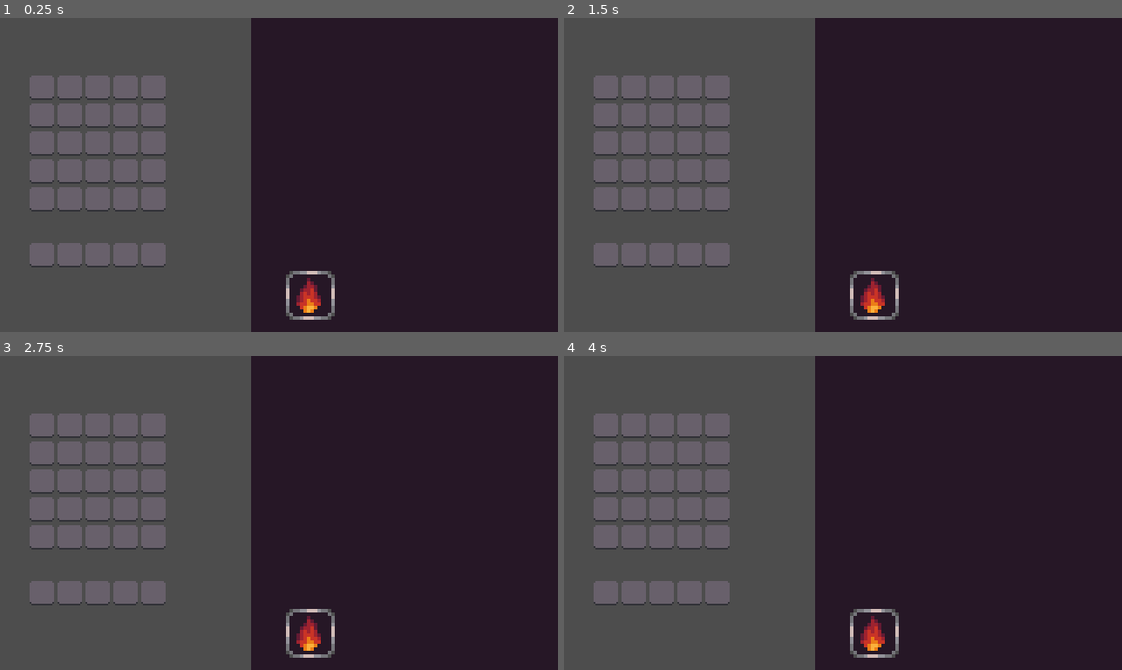
Above: before the commit, frames 1-4 (two rows, left to right).
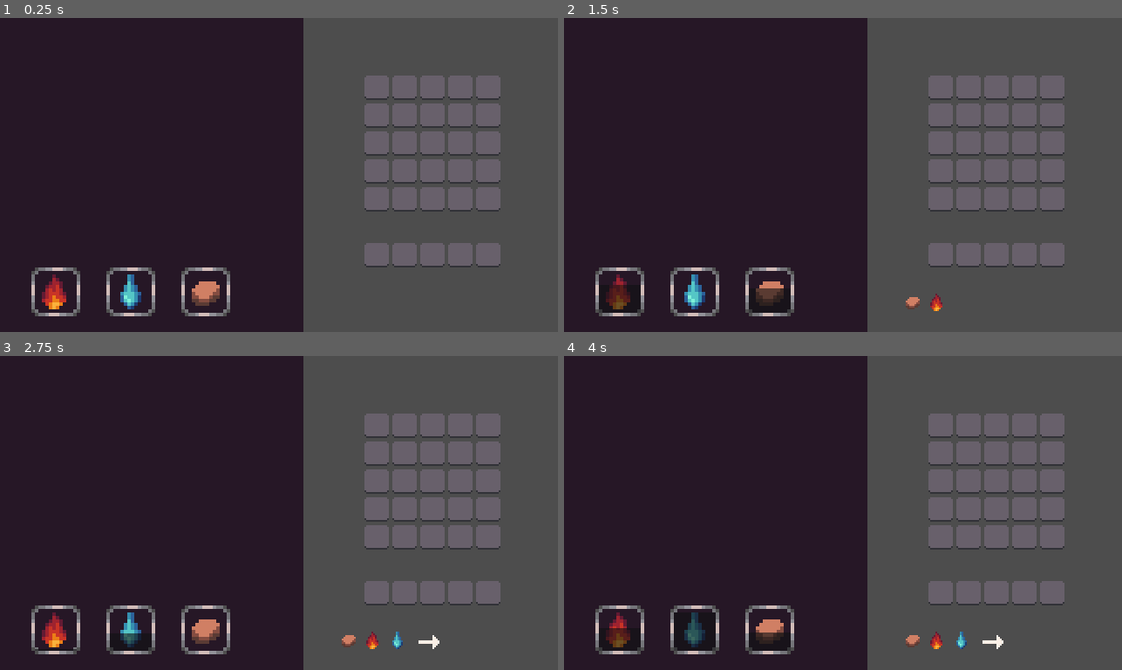
Above: after the commit, the same moments.

Repository: youxuanzhao/LD55
Game: Godot game, scene res://main.tscn
The game is run twice, just before and just after one commit, with the same random seed, the same clock (stepped at 60 frames per second) and the same inputs.
Inputs:
- Up to frame 1 (0.25 s): no input
- Up to frame 2 (1.5 s): tap Enter at 0.5 s; tap E (earth_spell, bound only after the commit) at 0.6 s; tap Q (fire_spell, bound only after the commit) at 0.8, 1.35 s; tap Space at 1.25 s
- Up to frame 3 (2.75 s): tap W (water_spell, bound only after the commit) at 1.55, 2.1 s; tap E (earth_spell, bound only after the commit) at 2.3 s
- Up to frame 4 (4 s): tap E (earth_spell, bound only after the commit) at 2.85 s; tap Q (fire_spell, bound only after the commit) at 3.05, 3.6 s; tap Enter at 3.5 s; tap W (water_spell, bound only after the commit) at 3.8 s

The runs differ from the first frame. In frame 1, 91% of the frame differs, in the area x 0-100%, y 0-100%; in frame 2, 91%; in frame 3, 91%; in frame 4, 91%.

Commit message:
Day1_CST11:18

Diff:
--- a/main.tscn
+++ b/main.tscn
@@ -1,10 +1,18 @@
-[gd_scene load_steps=8 format=3 uid="uid://d0wgx0cytefyj"]
+[gd_scene load_steps=16 format=3 uid="uid://d0wgx0cytefyj"]
 
 [ext_resource type="Texture2D" uid="uid://dylptgvtlyr76" path="res://asset/tile_test.png" id="1_opalr"]
 [ext_resource type="Script" path="res://scripts/core/game_manager.gd" id="1_xqyqv"]
 [ext_resource type="Script" path="res://scripts/core/tile_manager.gd" id="3_uj6dr"]
+[ext_resource type="Script" path="res://scripts/core/fire_spell.gd" id="4_4u3d8"]
 [ext_resource type="Texture2D" uid="uid://d2pq1kfgokh2e" path="res://asset/fire.png" id="4_qoln5"]
 [ext_resource type="Texture2D" uid="uid://31prxkveee1b" path="res://asset/frame-Sheet.png" id="5_fdymo"]
+[ext_resource type="Texture2D" uid="uid://c4vmbq4o283vm" path="res://asset/cooldown.png" id="7_67vuv"]
+[ext_resource type="Script" path="res://scripts/core/summon_display.gd" id="8_6d0fk"]
+[ext_resource type="Script" path="res://scripts/core/water_spell.gd" id="8_32qkn"]
+[ext_resource type="Texture2D" uid="uid://bwburk0sacoxp" path="res://asset/water.png" id="8_lkice"]
+[ext_resource type="Texture2D" uid="uid://c11i30qcmc08a" path="res://asset/left_arrow.png" id="9_mbauh"]
+[ext_resource type="Texture2D" uid="uid://jk00fkjbaktw" path="res://asset/earth.png" id="9_tlvrq"]
+[ext_resource type="Script" path="res://scripts/core/earth_spell.gd" id="10_ank46"]
 
 [sub_resource type="TileSetAtlasSource" id="TileSetAtlasSource_gf75g"]
 texture = ExtResource("1_opalr")
@@ -19,25 +27,98 @@
 [node name="TileMap" type="TileMap" parent="."]
 tile_set = SubResource("TileSet_iwy6e")
 format = 2
-layer_0/tile_data = PackedInt32Array(131073, 0, 0, 131074, 0, 0, 131075, 0, 0, 131076, 0, 0, 131077, 0, 0, 196609, 0, 0, 262145, 0, 0, 327681, 0, 0, 393217, 0, 0, 393218, 0, 0, 393219, 0, 0, 327683, 0, 0, 327682, 0, 0, 262146, 0, 0, 196610, 0, 0, 196611, 0, 0, 262147, 0, 0, 196612, 0, 0, 262148, 0, 0, 327684, 0, 0, 262149, 0, 0, 196613, 0, 0, 327685, 0, 0, 393221, 0, 0, 393220, 0, 0, 524289, 0, 0, 524290, 0, 0, 524291, 0, 0, 524292, 0, 0, 524293, 0, 0)
+layer_0/tile_data = PackedInt32Array(196621, 0, 0, 196622, 0, 0, 196624, 0, 0, 196623, 0, 0, 196625, 0, 0, 131085, 0, 0, 131086, 0, 0, 131087, 0, 0, 131088, 0, 0, 131089, 0, 0, 262157, 0, 0, 262158, 0, 0, 262159, 0, 0, 262160, 0, 0, 262161, 0, 0, 327697, 0, 0, 327696, 0, 0, 327695, 0, 0, 327694, 0, 0, 327693, 0, 0, 393229, 0, 0, 393230, 0, 0, 393231, 0, 0, 393232, 0, 0, 393233, 0, 0, 524305, 0, 0, 524304, 0, 0, 524303, 0, 0, 524302, 0, 0, 524301, 0, 0)
 script = ExtResource("3_uj6dr")
 
-[node name="Fire_Skill" type="Node2D" parent="."]
-position = Vector2(178, 159)
+[node name="FireSpell" type="Node2D" parent="."]
+position = Vector2(32, 157)
 scale = Vector2(2, 2)
+script = ExtResource("4_4u3d8")
 metadata/_edit_group_ = true
 
-[node name="Icon" type="Sprite2D" parent="Fire_Skill"]
+[node name="Icon" type="Sprite2D" parent="FireSpell"]
 texture = ExtResource("4_qoln5")
 
-[node name="Frame" type="Sprite2D" parent="Fire_Skill"]
+[node name="Frame" type="Sprite2D" parent="FireSpell"]
 texture = ExtResource("5_fdymo")
 hframes = 4
 
+[node name="Timer" type="Timer" parent="FireSpell"]
+
+[node name="Cooldown" type="Sprite2D" parent="FireSpell"]
+visible = false
+modulate = Color(1, 1, 1, 0.611765)
+position = Vector2(6, 6)
+rotation = 3.14159
+texture = ExtResource("7_67vuv")
+centered = false
+
+[node name="WaterSpell" type="Node2D" parent="."]
+position = Vector2(75, 157)
+scale = Vector2(2, 2)
+script = ExtResource("8_32qkn")
+metadata/_edit_group_ = true
+
+[node name="Icon" type="Sprite2D" parent="WaterSpell"]
+texture = ExtResource("8_lkice")
+
+[node name="Frame" type="Sprite2D" parent="WaterSpell"]
+texture = ExtResource("5_fdymo")
+hframes = 4
+
+[node name="Timer" type="Timer" parent="WaterSpell"]
+
+[node name="Cooldown" type="Sprite2D" parent="WaterSpell"]
+visible = false
+modulate = Color(1, 1, 1, 0.611765)
+position = Vector2(6, 6)
+rotation = 3.14159
+texture = ExtResource("7_67vuv")
+centered = false
+
+[node name="EarthSpell" type="Node2D" parent="."]
+position = Vector2(118, 157)
+scale = Vector2(2, 2)
+script = ExtResource("10_ank46")
+metadata/_edit_group_ = true
+
+[node name="Icon" type="Sprite2D" parent="EarthSpell"]
+texture = ExtResource("9_tlvrq")
+
+[node name="Frame" type="Sprite2D" parent="EarthSpell"]
+texture = ExtResource("5_fdymo")
+hframes = 4
+
+[node name="Timer" type="Timer" parent="EarthSpell"]
+
+[node name="Cooldown" type="Sprite2D" parent="EarthSpell"]
+visible = false
+modulate = Color(1, 1, 1, 0.611765)
+position = Vector2(6, 6)
+rotation = 3.14159
+texture = ExtResource("7_67vuv")
+centered = false
+
 [node name="Polygon2D" type="Polygon2D" parent="."]
 z_index = -1
-position = Vector2(0, -6.96373)
+position = Vector2(-146, -8.96373)
 scale = Vector2(1, 1.03627)
 color = Color(0.14902, 0.0941176, 0.14902, 1)
 polygon = PackedVector2Array(144, -1, 144, 192, 320, 192, 320, -1)
 metadata/_edit_group_ = true
+
+[node name="MergeDisplay" type="HBoxContainer" parent="."]
+offset_left = 193.0
+offset_top = 156.0
+offset_right = 235.0
+offset_bottom = 170.0
+theme_override_constants/separation = 0
+script = ExtResource("8_6d0fk")
+
+[node name="LeftArrow" type="Sprite2D" parent="."]
+position = Vector2(246, 164)
+texture = ExtResource("9_mbauh")
+
+[connection signal="timeout" from="FireSpell/Timer" to="FireSpell" method="_on_timer_timeout"]
+[connection signal="timeout" from="WaterSpell/Timer" to="WaterSpell" method="_on_timer_timeout"]
+[connection signal="timeout" from="EarthSpell/Timer" to="EarthSpell" method="_on_timer_timeout"]
--- a/project.godot
+++ b/project.godot
@@ -24,6 +24,34 @@
 window/size/window_height_override=1080
 window/stretch/mode="canvas_items"
 
+[input]
+
+fire_spell={
+"deadzone": 0.5,
+"events": [Object(InputEventKey,"resource_local_to_scene":false,"resource_name":"","device":-1,"window_id":0,"alt_pressed":false,"shift_pressed":false,"ctrl_pressed":false,"meta_pressed":false,"pressed":false,"keycode":0,"physical_keycode":81,"key_label":0,"unicode":113,"echo":false,"script":null)
+]
+}
+water_spell={
+"deadzone": 0.5,
+"events": [Object(InputEventKey,"resource_local_to_scene":false,"resource_name":"","device":-1,"window_id":0,"alt_pressed":false,"shift_pressed":false,"ctrl_pressed":false,"meta_pressed":false,"pressed":false,"keycode":0,"physical_keycode":87,"key_label":0,"unicode":119,"echo":false,"script":null)
+]
+}
+earth_spell={
+"deadzone": 0.5,
+"events": [Object(InputEventKey,"resource_local_to_scene":false,"resource_name":"","device":-1,"window_id":0,"alt_pressed":false,"shift_pressed":false,"ctrl_pressed":false,"meta_pressed":false,"pressed":false,"keycode":0,"physical_keycode":69,"key_label":0,"unicode":101,"echo":false,"script":null)
+]
+}
+summon={
+"deadzone": 0.5,
+"events": [Object(InputEventKey,"resource_local_to_scene":false,"resource_name":"","device":-1,"window_id":0,"alt_pressed":false,"shift_pressed":false,"ctrl_pressed":false,"meta_pressed":false,"pressed":false,"keycode":0,"physical_keycode":82,"key_label":0,"unicode":114,"echo":false,"script":null)
+]
+}
+left_mouse={
+"deadzone": 0.5,
+"events": [Object(InputEventMouseButton,"resource_local_to_scene":false,"resource_name":"","device":-1,"window_id":0,"alt_pressed":false,"shift_pressed":false,"ctrl_pressed":false,"meta_pressed":false,"button_mask":1,"position":Vector2(818, 18),"global_position":Vector2(826, 98),"factor":1.0,"button_index":1,"canceled":false,"pressed":true,"double_click":false,"script":null)
+]
+}
+
 [rendering]
 
 textures/canvas_textures/default_texture_filter=0
--- /dev/null
+++ b/scripts/core/earth_spell.gd
@@ -0,0 +1,36 @@
+extends Node2D
+
+@onready var icon = $Icon
+@onready var frame = $Frame
+@onready var timer = $Timer
+@onready var cooldown = $Cooldown
+
+var quality : int = 1
+var default_cooldown : float = 2.0
+var is_in_cooldown : bool = false
+
+# Called when the node enters the scene tree for the first time.
+func _ready():
+	pass # Replace with function body.
+
+
+# Called every frame. 'delta' is the elapsed time since the previous frame.
+func _process(delta):
+
+	if is_in_cooldown:
+		cooldown.scale.y = timer.time_left / default_cooldown
+
+	if Input.is_action_just_pressed("earth_spell") and !(is_in_cooldown):
+		GameManager.instance.add_earth()
+		start_cooldown()
+		print(GameManager.instance.get_current_list())
+
+func start_cooldown():
+	is_in_cooldown = true
+	timer.start(default_cooldown)
+	cooldown.visible = true
+
+
+func _on_timer_timeout():
+	is_in_cooldown = false
+	cooldown.visible = false
--- /dev/null
+++ b/scripts/core/fire_spell.gd
@@ -0,0 +1,36 @@
+extends Node2D
+
+@onready var icon = $Icon
+@onready var frame = $Frame
+@onready var timer = $Timer
+@onready var cooldown = $Cooldown
+
+var quality : int = 1
+var default_cooldown : float = 2.0
+var is_in_cooldown : bool = false
+
+# Called when the node enters the scene tree for the first time.
+func _ready():
+	pass # Replace with function body.
+
+
+# Called every frame. 'delta' is the elapsed time since the previous frame.
+func _process(delta):
+
+	if is_in_cooldown:
+		cooldown.scale.y = timer.time_left / default_cooldown
+
+	if Input.is_action_just_pressed("fire_spell") and !(is_in_cooldown):
+		GameManager.instance.add_fire()
+		start_cooldown()
+		print(GameManager.instance.get_current_list())
+
+func start_cooldown():
+	is_in_cooldown = true
+	timer.start(default_cooldown)
+	cooldown.visible = true
+
+
+func _on_timer_timeout():
+	is_in_cooldown = false
+	cooldown.visible = false
--- a/scripts/core/game_manager.gd
+++ b/scripts/core/game_manager.gd
@@ -1,12 +1,45 @@
 class_name GameManager
 extends Node2D
 
+static var instance : GameManager
+
+var current_list = []
+
+@onready var LeftArrow : Sprite2D = $LeftArrow
 
 # Called when the node enters the scene tree for the first time.
 func _ready():
-	pass # Replace with function body.
+	instance = self
+	$LeftArrow.visible = false
 
 
 # Called every frame. 'delta' is the elapsed time since the previous frame.
 func _process(delta):
-	pass
+	if current_list.size() == 3:
+		LeftArrow.visible = true
+	else:
+		LeftArrow.visible = false
+
+func add_fire():
+	if current_list.size() == 3:
+		current_list.pop_front()
+		SummonDisplay.instance.remove_top()
+	current_list.append("fire")
+	SummonDisplay.instance.add_fire()
+
+func add_water():
+	if current_list.size() == 3:
+		current_list.pop_front()
+		SummonDisplay.instance.remove_top()
+	current_list.append("water")
+	SummonDisplay.instance.add_water()
+
+func add_earth():
+	if current_list.size() == 3:
+		current_list.pop_front()
+		SummonDisplay.instance.remove_top()
+	current_list.append("earth")
+	SummonDisplay.instance.add_earth()
+
+func get_current_list():
+	return current_list
--- /dev/null
+++ b/scripts/core/summon_display.gd
@@ -0,0 +1,34 @@
+class_name SummonDisplay
+extends HBoxContainer
+
+static var instance : SummonDisplay
+
+var fire_texture : CompressedTexture2D = preload("res://asset/fire.png")
+var water_texture : CompressedTexture2D = preload("res://asset/water.png")
+var earth_texture : CompressedTexture2D = preload("res://asset/earth.png")
+
+# Called when the node enters the scene tree for the first time.
+func _ready():
+	instance = self
+
+func add_fire():
+	var temp : TextureRect = TextureRect.new()
+	temp.texture = fire_texture
+	add_child(temp)
+
+func add_water():
+	var temp : TextureRect = TextureRect.new()
+	temp.texture = water_texture
+	add_child(temp)
+
+func add_earth():
+	var temp : TextureRect = TextureRect.new()
+	temp.texture = earth_texture
+	add_child(temp)
+
+func remove_top():
+	var temp = get_children()
+	temp[0].queue_free()
+# Called every frame. 'delta' is the elapsed time since the previous frame.
+func _process(delta):
+	pass
--- /dev/null
+++ b/scripts/core/water_spell.gd
@@ -0,0 +1,36 @@
+extends Node2D
+
+@onready var icon = $Icon
+@onready var frame = $Frame
+@onready var timer = $Timer
+@onready var cooldown = $Cooldown
+
+var quality : int = 1
+var default_cooldown : float = 2.0
+var is_in_cooldown : bool = false
+
+# Called when the node enters the scene tree for the first time.
+func _ready():
+	pass # Replace with function body.
+
+
+# Called every frame. 'delta' is the elapsed time since the previous frame.
+func _process(delta):
+
+	if is_in_cooldown:
+		cooldown.scale.y = timer.time_left / default_cooldown
+
+	if Input.is_action_just_pressed("water_spell") and !(is_in_cooldown):
+		GameManager.instance.add_water()
+		start_cooldown()
+		print(GameManager.instance.get_current_list())
+
+func start_cooldown():
+	is_in_cooldown = true
+	timer.start(default_cooldown)
+	cooldown.visible = true
+
+
+func _on_timer_timeout():
+	is_in_cooldown = false
+	cooldown.visible = false
Binary file added: asset/cooldown.png
Not shown, added: asset/cooldown.png.import
Binary file added: asset/left_arrow.png
Not shown, added: asset/left_arrow.png.import
